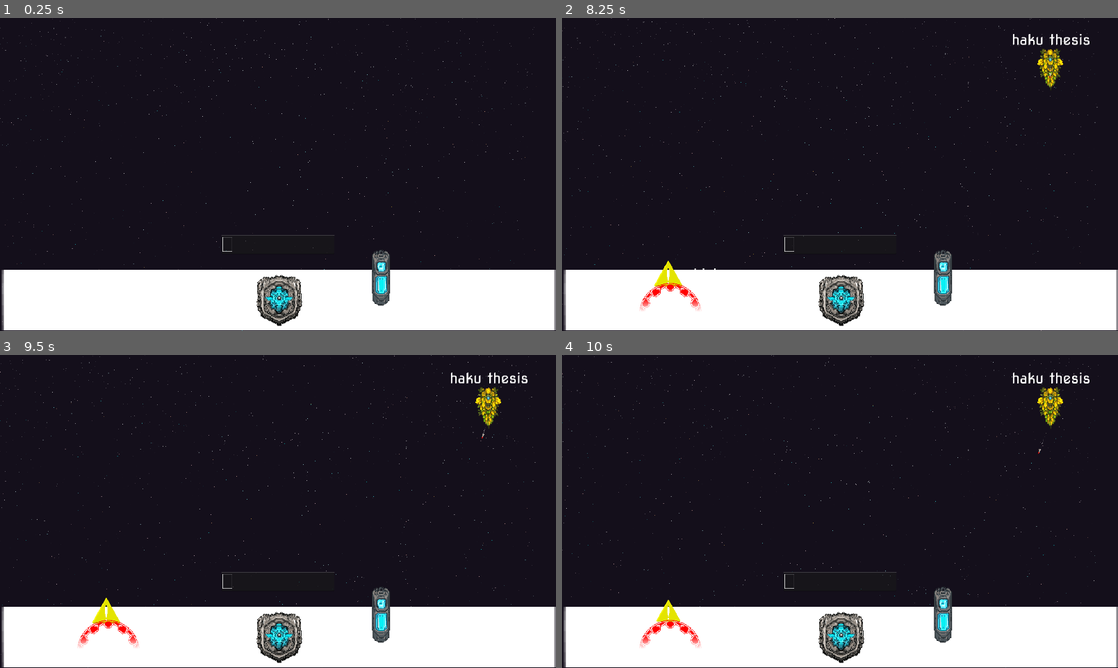
Above: before the commit, frames 1-4 (two rows, left to right).
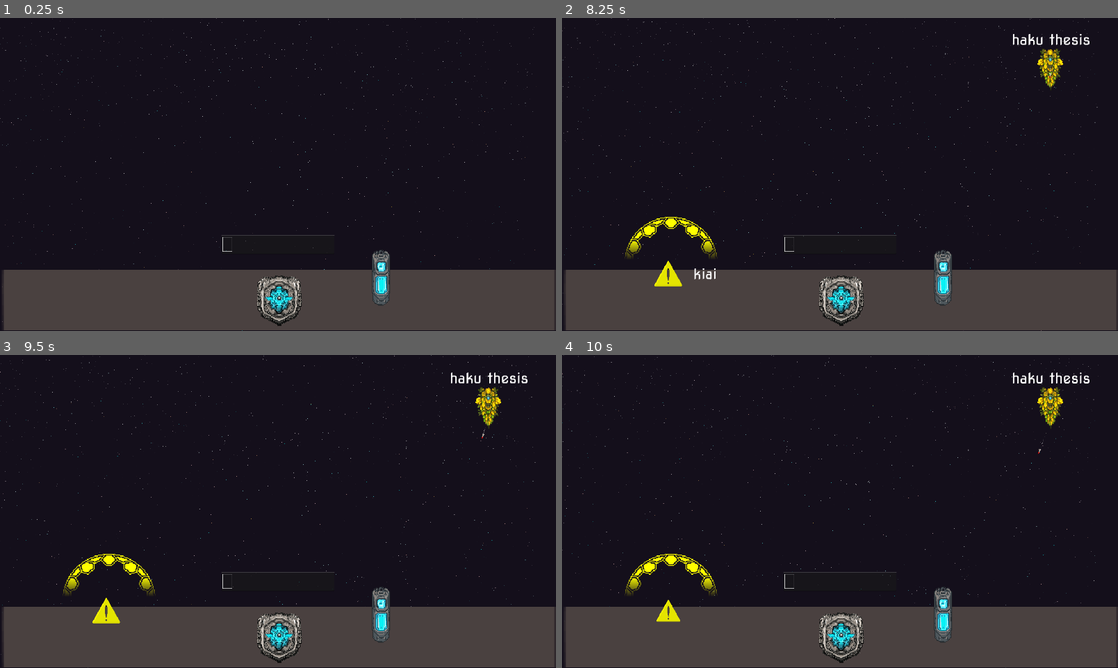
Above: after the commit, the same moments.

Repository: HephaistosForge/LinguaCaelestia
Game: Godot game, scene res://levels/main.tscn
Two runs of this game, one before a commit and one after it. Both use one fixed random seed, a clock stepped at 60 frames per second and the inputs below.
Inputs (mouse positions are in pixels of both pictures, inside the frame that each line leads up to):
- Up to frame 1 (0.25 s): no input
- Up to frame 2 (8.25 s): click (840, 243) at 0.52 s; type "bibliothek" at 0.6 s; type "kiai" at 8 s
- Up to frame 3 (9.5 s): no input
- Up to frame 4 (10 s): no input

The runs differ from the first frame. In frame 1, 18% of the frame differs, in the area x 0-100%, y 80-100%; in frame 2, 18%; in frame 3, 18%; in frame 4, 18%, in the area x 0-100%, y 63-100%.

Commit message:
fix shields

Diff:
--- a/IncomingMissileWarning.gd
+++ b/IncomingMissileWarning.gd
@@ -21,6 +21,7 @@
 	icon.modulate = color
 	add_weapon(weapon)
 	typed_label.correctly_typed.connect(parent._on_correctly_typed)
+	typed_label.set_color(color)
 
 
 func add_weapon(weapon):
--- a/entities/enemies/typed_label.gd
+++ b/entities/enemies/typed_label.gd
@@ -27,6 +27,12 @@
 func set_text(text: String):
 	$Label.text = text
 	$Typed.text = text
+
+
+func set_color(_color: Color):
+	self.color = _color
+	$Typed.modulate = self.color
+
 
 func normalized_string(string: String):
 	string = string.to_lower()
--- a/entities/mothership/ProjectileMarker.gd
+++ b/entities/mothership/ProjectileMarker.gd
@@ -5,13 +5,18 @@
 
 const SHIELD_OFFSET = 200
 const OFFSET = 90
+
 var impact_warnings = {}
+var shield: Node2D
 
 
 func spawn_shield(color: Color):
-	var shield = SHIELD_PREFAB.instantiate()
+	if shield:
+		shield.queue_free()
+	shield = SHIELD_PREFAB.instantiate()
 	shield.color = color
 	self.add_child(shield)
+	shield.position.y -= SHIELD_OFFSET
 
 
 func add_incoming_missile(weapon: Node2D, language: Language, index: int):
--- a/entities/mothership/Shield.gd
+++ b/entities/mothership/Shield.gd
@@ -1,6 +1,11 @@
 extends Node2D
 
 var color: Color
+var language: Language
 
 func _ready() -> void:
 	$Sprite2D.modulate = color
+
+
+func _on_timer_timeout() -> void:
+	self.queue_free()
--- a/entities/mothership/mothership.gd
+++ b/entities/mothership/mothership.gd
@@ -2,8 +2,6 @@
 
 signal player_death
 
-
-#const SHIELD_PREFAB = preload()
 
 var max_hp = 1000
 var hp = 1000
@@ -17,7 +15,6 @@
 	if not projectile_target is Marker2D:
 		return
 	projectile_target.add_incoming_missile(weapon, language, projectile_target.get_index())
-
 
 
 func reduce_hp(val: int) -> void:
--- a/entities/mothership/mothership.tscn
+++ b/entities/mothership/mothership.tscn
@@ -16,6 +16,7 @@
 script = ExtResource("1_it0jo")
 
 [node name="Sprite" type="Sprite2D" parent="."]
+modulate = Color(0.290196, 0.254902, 0.25098, 1)
 scale = Vector2(7.48438, 0.820312)
 texture = ExtResource("1_0wg1b")
 
--- a/entities/mothership/shield.tscn
+++ b/entities/mothership/shield.tscn
@@ -11,7 +11,7 @@
 radius = 54.0
 
 [node name="Shield" type="Node2D"]
-scale = Vector2(2, 2)
+scale = Vector2(3, 3)
 script = ExtResource("1_c6qsf")
 
 [node name="Sprite2D" type="Sprite2D" parent="."]
@@ -25,3 +25,10 @@
 [node name="CollisionShape2D" type="CollisionShape2D" parent="Area2D"]
 position = Vector2(3, 24)
 shape = SubResource("CircleShape2D_3wbjr")
+
+[node name="Timer" type="Timer" parent="."]
+wait_time = 5.0
+one_shot = true
+autostart = true
+
+[connection signal="timeout" from="Timer" to="." method="_on_timer_timeout"]
